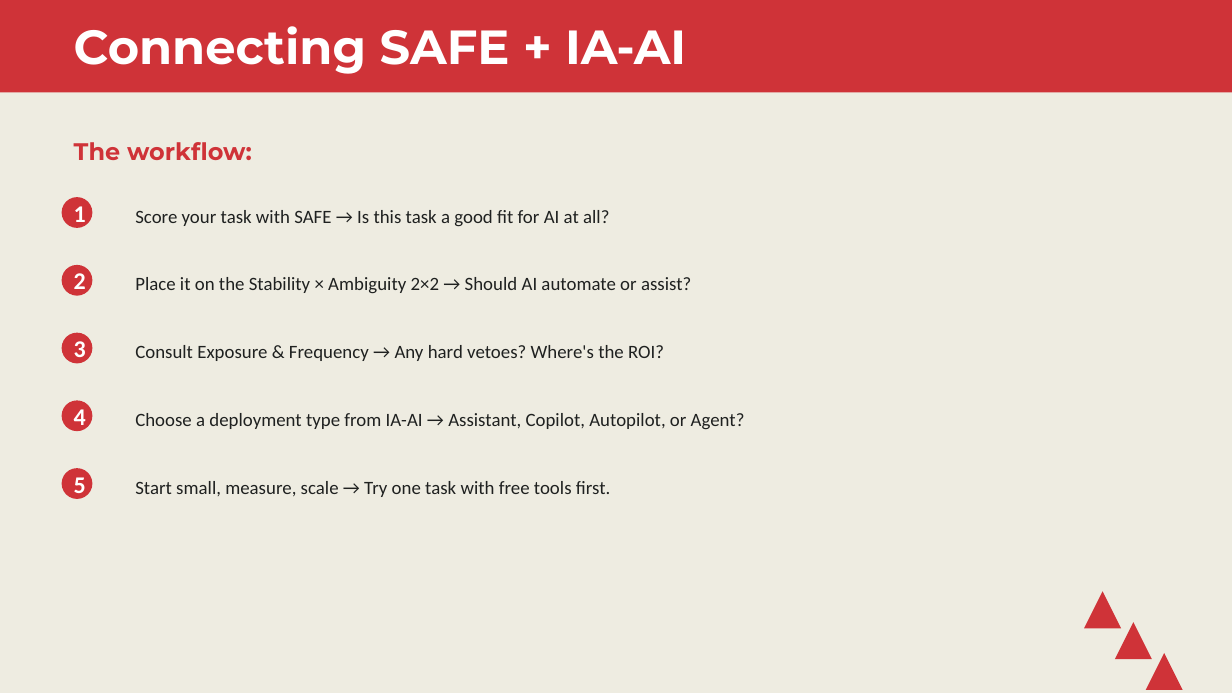
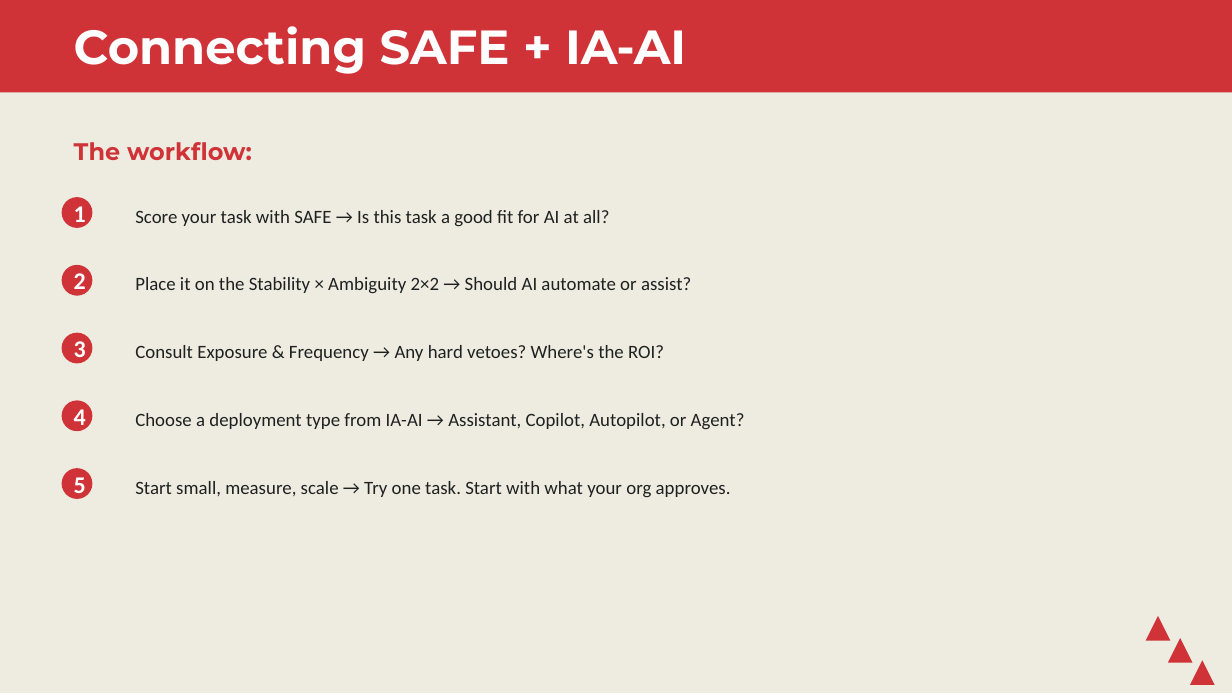
Before and after one commit to stringfestdata/map-excel-workflows-to-ai, a slide deck: slide 18 of workshop-slides.pptx. Drawn at 1232x693 pixels with LibreOffice and Linux fonts; fonts in the diff are those of the drawing. Boxes give left, top, right and bottom in pixels: in the first picture for what was removed or moved away, otherwise in the second. Text is boxed around its words. In the diff, an @@ line names an element or a change of style, - is before the commit and + after.

```diff
--- a/workshop-slides.pptx
+++ b/workshop-slides.pptx
@@ text at bbox=[135, 481, 731, 497]: text changed @@
-Start small, measure, scale → Try one task with free tools first.
+Start small, measure, scale → Try one task. Start with what your org approves.
@@ triangle: place and size @@
-triangle at bbox=[1084, 591, 1121, 628]
+triangle at bbox=[1146, 616, 1170, 641]
@@ triangle: place and size @@
-triangle at bbox=[1115, 622, 1152, 659]
+triangle at bbox=[1168, 638, 1193, 663]
@@ triangle: place and size @@
-triangle at bbox=[1146, 653, 1183, 690]
+triangle at bbox=[1190, 660, 1215, 685]
```
Also in this commit, not shown: 20 other slides changed, 2 slides added, 1 slide removed, 6 other files.
